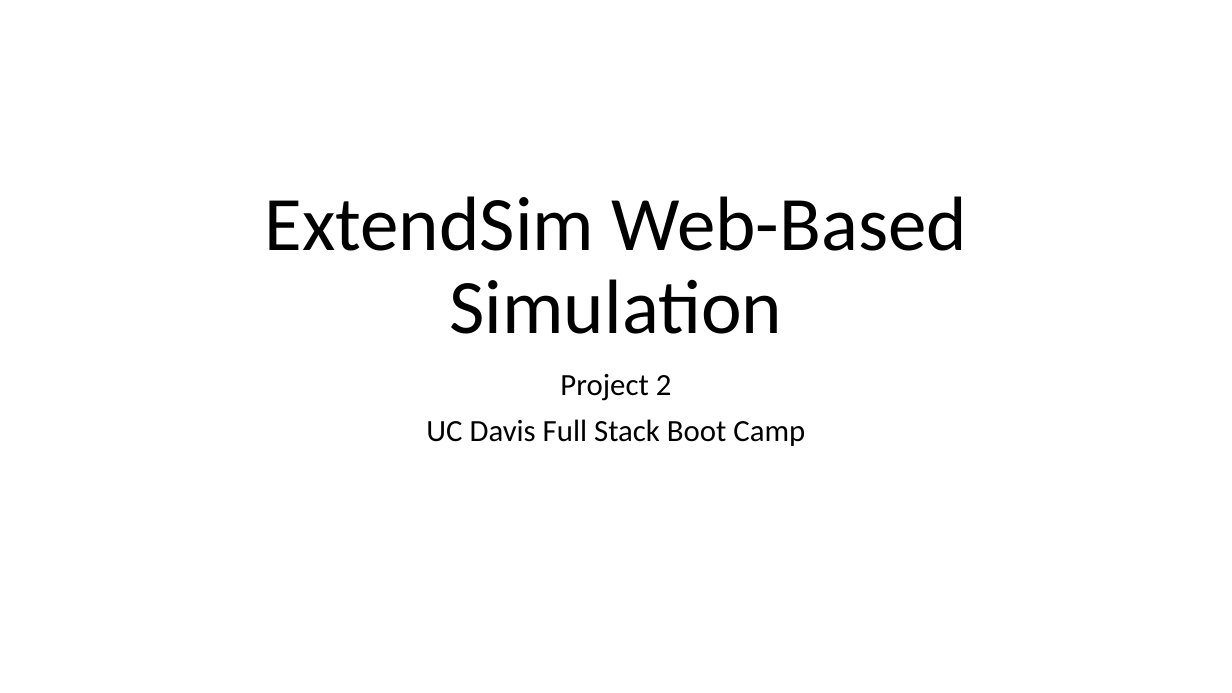
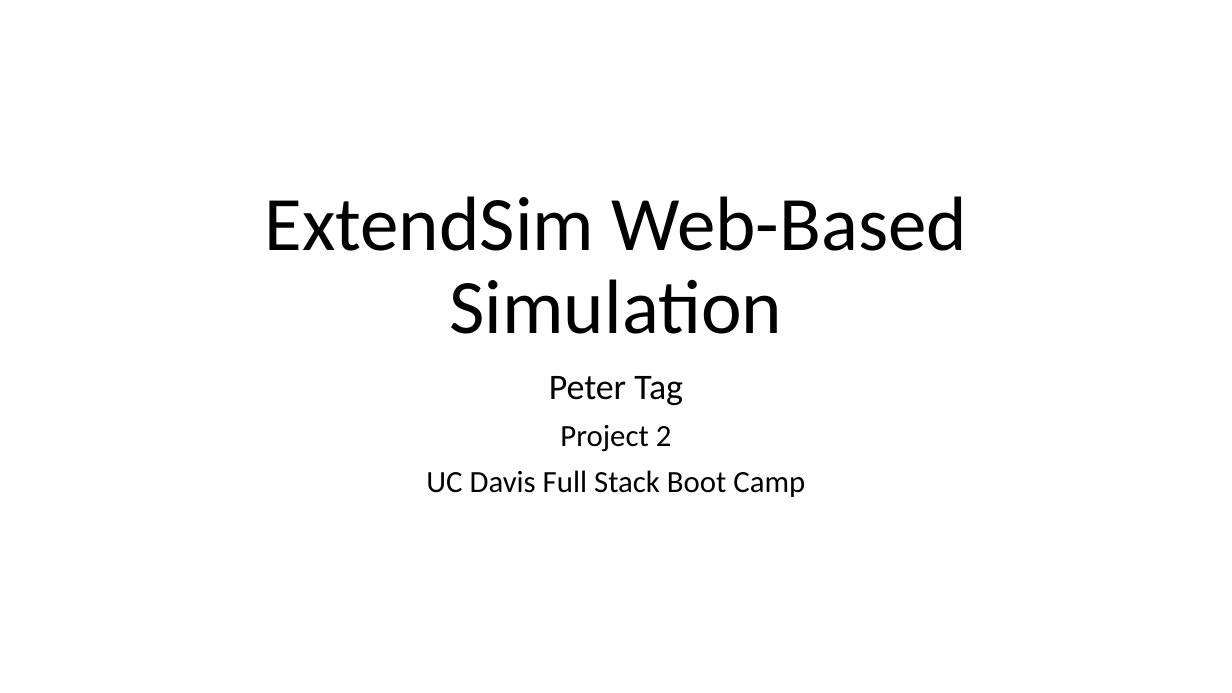
Before and after one commit to phtag/ExtendSim-WebApp, a slide deck: slide 1 of ExtendSim Web Simulation_project_2.pptx. Drawn at 1232x693 pixels with LibreOffice and Linux fonts; fonts in the diff are those of the drawing. Boxes give left, top, right and bottom in pixels: in the first picture for what was removed or moved away, otherwise in the second. Text is boxed around its words. In the diff, an @@ line names an element or a change of style, - is before the commit and + after.

```diff
--- a/ExtendSim Web Simulation_project_2.pptx
+++ b/ExtendSim Web Simulation_project_2.pptx
@@ subtitle at [549,376,683,405]: paragraph added @@
+Peter Tag
```
Also in this commit, not shown: 1 other slide changed, 5 other files.
